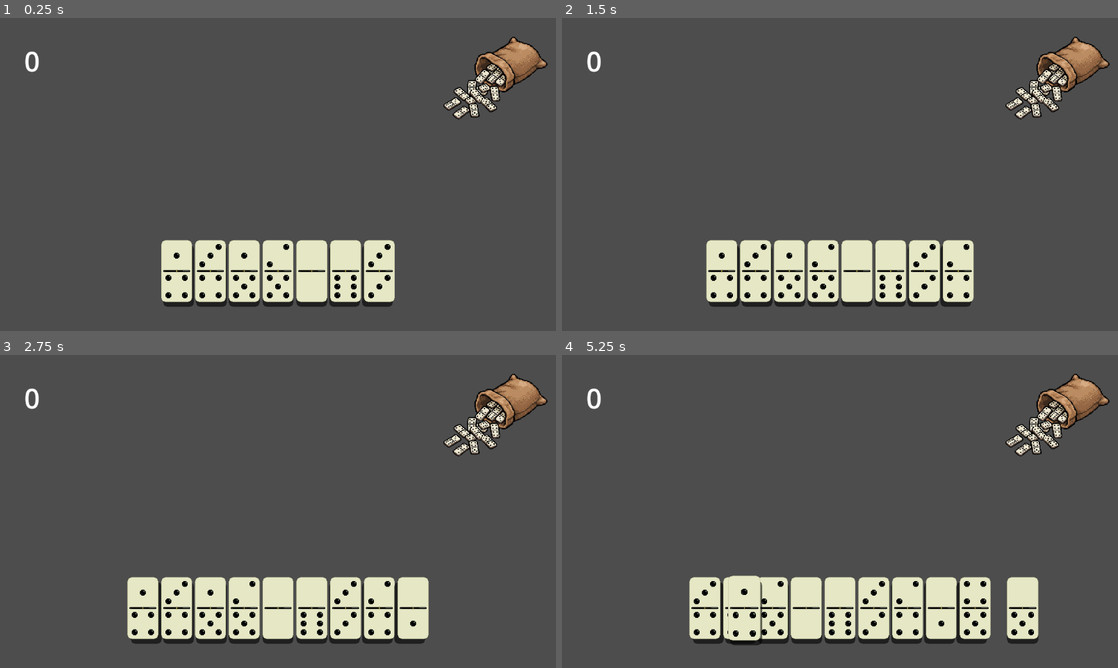
Above: before the commit, frames 1-4 (two rows, left to right).
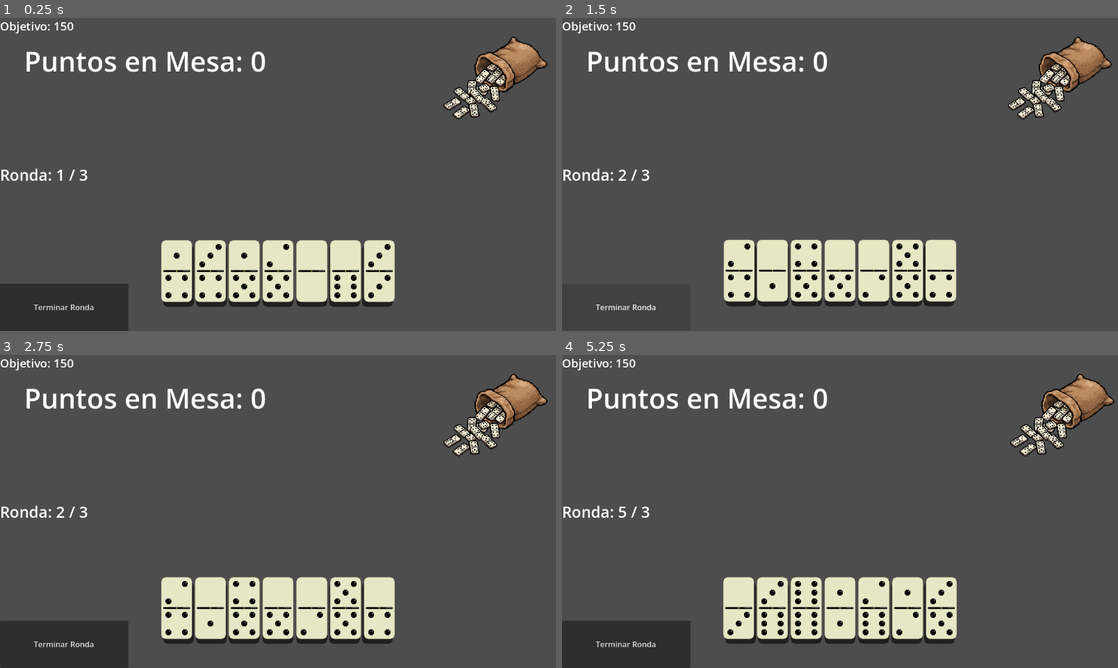
Above: after the commit, the same moments.

Repository: manuel051206/balatro-de-domino
Game: Godot game, scene res://_Scenes/Mesa.tscn
The game is run twice, just before and just after one commit, with the same random seed, the same clock (stepped at 60 frames per second) and the same inputs.
Inputs (mouse positions are in pixels of both pictures, inside the frame that each line leads up to):
- Up to frame 1 (0.25 s): no input
- Up to frame 2 (1.5 s): click (1056, 77) at 0.5 s; click (628, 305) at 1.25 s, where only the run after the commit has a clickable "Terminar Ronda"
- Up to frame 3 (2.75 s): click (494, 414) at 2 s
- Up to frame 4 (5.25 s): click (628, 642) at 2.75 s, where only the run after the commit has a clickable "Terminar Ronda"; click (1056, 414) at 3.5 s; click (628, 642) at 4.25 s, where only the run after the commit has a clickable "Terminar Ronda"; tap Enter at 5 s; drag from (689, 608) to (856, 608) at 5.02 s

The runs differ from the first frame. In frame 1, 4.9% of the frame differs, in the area x 0-48%, y 1-100%; in frame 2, 7.4%; in frame 3, 7.8%; in frame 4, 12%, in the area x 0-100%, y 1-100%.

Commit message:
Bucle Roguelike, Sistema Anti-Trampas y Castigo
Bucle de Partida Completo (Game Loop):

Implementado el sistema de Mesas (Niveles) y Rondas (Manos), controlables mediante variables @export para facilitar el balanceo.

Creada la transición avanzar_siguiente_mesa() que limpia el tablero, resetea las variables de la serpiente, reparte una nueva mano y aumenta la dificultad (Puntaje Objetivo +50%).

Interfaz de Usuario Dinámica (UI):

Añadidos ObjetivoLabel y RondaLabel.

Centralizada la actualización de la interfaz mediante la función actualizar_ui() para sincronizar puntos, rondas y objetivos en pantalla y manejar el estado de las variables en "Modo Debug".

Sistema Anti-Trampas (Protección del Pozo):

Se añadió jugador_tiene_jugada_valida() que escanea la mano del jugador. Si hay una ficha que conecta con los extremos de la mesa, el robo del pozo se bloquea.

Añadido efecto visual de retroalimentación (Game Juice): El botón del pozo ejecuta un "temblor" (_animar_temblor_boton()) cuando el jugador intenta robar teniendo jugadas válidas.

Mecánica de Descarte / Nueva Ronda:

Implementada la función nueva_ronda() en la mano para destruir las fichas actuales y robar hasta 7 fichas nuevas del pozo, descontando un intento del contador de Rondas Máximas.

Sistema de Riesgo/Recompensa ("La Escalera de Dolor"):

Creado el algoritmo de penalización _calcular_castigo_escalera().

Ordena la mano sobrante de Mayor a Menor y aplica un castigo progresivo: Ficha 1 (x1), Ficha 2 (x2), Ficha 3+ (Multiplicador Global de Castigo, default x5).

Penaliza severamente la avaricia de acumular muchas fichas o quedarse con dobles altos.

Evaluación de Victoria (Castigo Fantasma):

Refactorizado el Árbitro (verificar_victoria()) para calcular el puntaje neto (Puntos de Mesa menos el Castigo de Mano actual) antes de otorgar la victoria. Genera tensión final obligando al jugador a deshacerse de sus fichas altas para alcanzar el objetivo real.

Diff:
--- a/_Scenes/Mesa.tscn
+++ b/_Scenes/Mesa.tscn
@@ -25,6 +25,7 @@
 [node name="Mesa" type="Node2D" unique_id=1649123061]
 script = ExtResource("1_8bmom")
 Sfx_PonerFicha = SubResource("AudioStreamRandomizer_n8kvq")
+modo_debug = false
 
 [node name="Camera2D" type="Camera2D" parent="." unique_id=951271532]
 
@@ -39,6 +40,7 @@
 [node name="CanvasLayer" type="CanvasLayer" parent="." unique_id=855013801]
 
 [node name="PuntajeLabel" type="Label" parent="CanvasLayer" unique_id=1296974693]
+z_index = -1
 offset_left = 50.0
 offset_top = 50.0
 offset_right = 83.0
@@ -46,11 +48,29 @@
 theme_override_font_sizes/font_size = 57
 text = "0"
 
+[node name="ObjetivoLabel" type="Label" parent="CanvasLayer" unique_id=977628547]
+offset_right = 102.0
+offset_bottom = 23.0
+theme_override_font_sizes/font_size = 24
+text = "Objetivo: 150"
+
+[node name="RondaLabel" type="Label" parent="CanvasLayer" unique_id=923646755]
+anchors_preset = 4
+anchor_top = 0.5
+anchor_bottom = 0.5
+offset_top = -11.5
+offset_right = 40.0
+offset_bottom = 11.5
+grow_vertical = 2
+theme_override_font_sizes/font_size = 32
+text = "Ronda: 1/3"
+
 [node name="AudioStreamPlayer" type="AudioStreamPlayer" parent="." unique_id=673113965]
 
 [node name="CanvasLayer2" type="CanvasLayer" parent="." unique_id=1628599400]
 
 [node name="BotonPozo" type="TextureButton" parent="CanvasLayer2" unique_id=1665462798]
+z_index = -1
 anchors_preset = 1
 anchor_left = 1.0
 anchor_right = 1.0
@@ -61,7 +81,17 @@
 ignore_texture_size = true
 stretch_mode = 4
 
+[node name="BotonSiguienteRonda" type="Button" parent="CanvasLayer2" unique_id=219170049]
+anchors_preset = 2
+anchor_top = 1.0
+anchor_bottom = 1.0
+offset_top = -98.0
+offset_right = 266.0
+grow_vertical = 0
+text = "Terminar Ronda"
+
 [connection signal="input_event" from="ZonaMesa" to="." method="_on_zona_mesa_input_event"]
 [connection signal="mouse_entered" from="ZonaMesa" to="." method="_on_zona_mesa_mouse_entered"]
 [connection signal="mouse_exited" from="ZonaMesa" to="." method="_on_zona_mesa_mouse_exited"]
 [connection signal="pressed" from="CanvasLayer2/BotonPozo" to="." method="_on_boton_pozo_pressed"]
+[connection signal="pressed" from="CanvasLayer2/BotonSiguienteRonda" to="." method="_on_boton_siguiente_ronda_pressed"]
--- a/_Scripts/Mesa.gd
+++ b/_Scripts/Mesa.gd
@@ -3,18 +3,33 @@
 # --- REFERENCIAS ---
 @onready var mano = $MiMano
 @onready var label_puntos = $CanvasLayer/PuntajeLabel
+@onready var label_objetivo = $CanvasLayer/ObjetivoLabel
+@onready var label_ronda = $CanvasLayer/RondaLabel
 @onready var reproductor = $AudioStreamPlayer
+@onready var boton_pozo = $CanvasLayer2/BotonPozo
 
 # --- CONFIGURACIÓN VISUAL ---
 var ancho_ficha: float = 50.0
 var alto_ficha: float = 97.0
 var separacion: float = 0.0
 
-# --- MODIFICADORES DE PUNTAJE ---
+# --- CONFIGURACIÓN DE LA PARTIDA ---
+@export_category("Reglas de Partida")
+@export var modo_debug: bool = true # Si es true, ignora las rondas y juegas infinito
+@export var rondas_maximas: int = 3
+@export var puntaje_objetivo_base: int = 150
+
+@export_category("Multiplicadores Balatro")
 @export var multiplicador_capicua: int = 3
+@export var multiplicador_global_castigo: int = 5 # ¡NUEVO! El destructor de avariciosos
 
 # --- CONFIGURACIÓN SONORA ---
 @export var Sfx_PonerFicha = AudioStream
+
+# --- ESTADO DE LA PARTIDA ---
+var mesa_actual: int = 1
+var ronda_actual: int = 1
+var puntos_ronda_actual: int = 0
 
 # --- ESTADO DEL JUEGO (DATOS) ---
 var extremo_izquierdo: int = -1
@@ -44,6 +59,7 @@
 func _ready():
 	if mano:
 		mano.intento_de_jugada.connect(_validar_jugada)
+	actualizar_ui()
 
 # --- FUNCIONES: CONTROL DE ZONA ---
 func _on_zona_mesa_mouse_entered(): mouse_sobre_mesa = true
@@ -91,6 +107,20 @@
 	if cabe_der:
 		jugar_ficha(ficha, "derecha")
 		return
+
+# --- SISTEMA ANTI-TRAMPAS ---
+func jugador_tiene_jugada_valida() -> bool:
+	if es_primer_turno:
+		return true
+
+	for ficha in mano.fichas_en_mano:
+		var cabe_izq = (ficha.valor_izq == extremo_izquierdo or ficha.valor_der == extremo_izquierdo)
+		var cabe_der = (ficha.valor_izq == extremo_derecho or ficha.valor_der == extremo_derecho)
+
+		if cabe_izq or cabe_der:
+			return true
+
+	return false
 
 # --- EL GERENTE VISUAL ---
 func jugar_ficha(ficha: Ficha, lado: String, es_capicua: bool = false):
@@ -142,11 +172,9 @@
 	if lado == "izquierda":
 		var last_center = ultima_ficha_izq.posicionDefault
 
-		# 1. TIMÓN
 		if estado_izq == 0 and (last_center.x - alto_ficha) < limite_izquierdo_x:
 			estado_izq = 1
 
-		# 2. ROTACIÓN
 		if estado_izq == 0:
 			if es_doble:
 				resultado["rot"] = 0
@@ -165,14 +193,12 @@
 
 		elif estado_izq == 2:
 			if es_doble:
-				# Si es el primer regreso, el doble va acostado formando una T. Si no, va parado.
 				resultado["rot"] = 90 if es_primer_regreso_izq else 0
 				extremo_izquierdo = ficha.valor_izq
 			else:
 				resultado["rot"] = 90 if ficha.valor_der == extremo_izquierdo else -90
 				extremo_izquierdo = ficha.valor_izq if ficha.valor_der == extremo_izquierdo else ficha.valor_der
 
-		# 3. GEOMETRÍA
 		var rot_abs = int(abs(resultado["rot"])) % 180
 		var es_vert = (rot_abs == 0)
 		var new_w = ancho_ficha if es_vert else alto_ficha
@@ -185,13 +211,12 @@
 		var cx = last_center.x
 		var cy = last_center.y
 
-		# 4. POSICIONAMIENTO
 		if estado_izq == 0:
 			resultado["pos"] = Vector2(cx - (old_w/2.0) - separacion - (new_w/2.0), cy)
 		elif estado_izq == 1:
 			resultado["pos"] = Vector2(cx, cy - (old_h/2.0) - separacion - (new_h/2.0))
 			estado_izq = 2
-			es_primer_regreso_izq = true # Activamos la memoria del primer regreso
+			es_primer_regreso_izq = true
 		elif estado_izq == 2:
 			if es_primer_regreso_izq:
 				if es_doble:
@@ -208,11 +233,9 @@
 	elif lado == "derecha":
 		var last_center = ultima_ficha_der.posicionDefault
 
-		# 1. TIMÓN
 		if estado_der == 0 and (last_center.x + alto_ficha) > limite_derecho_x:
 			estado_der = 1
 
-		# 2. ROTACIÓN
 		if estado_der == 0:
 			if es_doble:
 				resultado["rot"] = 0
@@ -237,7 +260,6 @@
 				resultado["rot"] = 90 if ficha.valor_izq == extremo_derecho else -90
 				extremo_derecho = ficha.valor_der if ficha.valor_izq == extremo_derecho else ficha.valor_izq
 
-		# 3. GEOMETRÍA
 		var rot_abs = int(abs(resultado["rot"])) % 180
 		var es_vert = (rot_abs == 0)
 		var new_w = ancho_ficha if es_vert else alto_ficha
@@ -250,13 +272,12 @@
 		var cx = last_center.x
 		var cy = last_center.y
 
-		# 4. POSICIONAMIENTO
 		if estado_der == 0:
 			resultado["pos"] = Vector2(cx + (old_w/2.0) + separacion + (new_w/2.0), cy)
 		elif estado_der == 1:
 			resultado["pos"] = Vector2(cx, cy + (old_h/2.0) + separacion + (new_h/2.0))
 			estado_der = 2
-			es_primer_regreso_der = true # Activamos la memoria del primer regreso
+			es_primer_regreso_der = true
 		elif estado_der == 2:
 			if es_primer_regreso_der:
 				if es_doble:
@@ -284,12 +305,16 @@
 		puntos_a_sumar = puntos_base * multiplicador_capicua
 
 	suma_total_puntos += puntos_a_sumar
-	if label_puntos: label_puntos.text = "Puntos en Mesa: %d" % suma_total_puntos
+	actualizar_ui()
+
 	if mano.ficha_seleccionada_actual == ficha: mano.ficha_seleccionada_actual = null
 
 	reproductor.stream = Sfx_PonerFicha
 	reproductor.pitch_scale = randf_range(0.95, 1.05)
 	reproductor.play()
+
+	print("MESA ACTUAL: ", extremo_izquierdo, " ... ", extremo_derecho)
+	verificar_victoria()
 
 func _animar_rebote_capicua(ficha: Ficha, pos_final: Vector2, pos_rebote: Vector2, rotacion_final: float):
 	ficha.arrastrando = false
@@ -329,5 +354,163 @@
 	reproductor.play()
 
 func _on_boton_pozo_pressed():
+	if not modo_debug:
+		if jugador_tiene_jugada_valida():
+			print("¡TRAMPA DETECTADA! Tienes una jugada válida en tu mano. ¡Juega!")
+			_animar_temblor_boton()
+			return
+
 	var posicion_origen = get_global_mouse_position()
-	if mano: mano.robar_del_pozo(posicion_origen)
+	if mano:
+		mano.robar_del_pozo(posicion_origen)
+
+
+# --- EL ÁRBITRO DE LA PARTIDA---
+func verificar_victoria():
+	if modo_debug: return false
+
+	# 1. ¿Llegamos al puntaje en bruto?
+	if suma_total_puntos >= puntaje_objetivo_base:
+
+		# 2. Calculamos mentalmente (en silencio) cuánto nos va a quitar la mano
+		var castigo_fantasma = _calcular_castigo_escalera(true)
+		var puntaje_neto = suma_total_puntos - castigo_fantasma
+
+		# 3. ¿Sobrevivimos al castigo?
+		if puntaje_neto >= puntaje_objetivo_base:
+			# ¡Ahora sí ganaste de verdad! Cobramos en público para la consola.
+			print("\n---FIN DE LA MESA: COBRANDO IMPUESTOS ---")
+			_calcular_castigo_escalera(false)
+			suma_total_puntos = puntaje_neto
+			actualizar_ui()
+
+			print("¡VICTORIA OFICIAL! Has superado la Mesa ", mesa_actual)
+			print("Pronto aquí abriremos la Tienda...")
+			avanzar_siguiente_mesa()
+			return true
+		else:
+			# ¡Aquí está la magia del diseño! Te avisa que te caíste de la victoria.
+			print("Tienes los puntos (", suma_total_puntos, "), pero tu mano te resta -", castigo_fantasma, " y bajas a ", puntaje_neto, ". ¡Deshazte de la basura para ganar!")
+
+	return false
+
+# --- SISTEMA DE CASTIGO: LA ESCALERA DE DOLOR (DE MAYOR A MENOR) ---
+func _calcular_castigo_escalera(silencioso: bool = false) -> int:
+	if not mano or mano.fichas_en_mano.is_empty():
+		return 0
+
+	var fichas = mano.fichas_en_mano.duplicate()
+	fichas.sort_custom(func(a, b): return (a.valor_izq + a.valor_der) > (b.valor_izq + b.valor_der))
+
+	var castigo_total = 0
+	if not silencioso: print("\n---CALCULANDO ESCALERA DE DOLOR ---")
+
+	for i in range(fichas.size()):
+		var ficha = fichas[i]
+		var valor_base = ficha.valor_izq + ficha.valor_der
+		var penalizacion = 0
+
+		if i == 0:
+			penalizacion = valor_base * 1
+			if not silencioso: print("- Ficha 1 [%d-%d] (Base x1): -%d puntos" % [ficha.valor_izq, ficha.valor_der, penalizacion])
+		elif i == 1:
+			penalizacion = valor_base * 2
+			if not silencioso: print("- Ficha 2 [%d-%d] (Escalera x2): -%d puntos" % [ficha.valor_izq, ficha.valor_der, penalizacion])
+		else:
+			penalizacion = valor_base * multiplicador_global_castigo
+			if not silencioso: print("- Ficha %d [%d-%d] (MULTI GLOBAL x%d): -%d puntos" % [i+1, ficha.valor_izq, ficha.valor_der, multiplicador_global_castigo, penalizacion])
+
+		castigo_total += penalizacion
+
+	if not silencioso:
+		print("TOTAL PERDIDO: -", castigo_total, " puntos")
+		print("----------------------------------------\n")
+
+	return castigo_total
+
+func terminar_ronda():
+	if modo_debug:
+		print("Modo Debug: Ignorando el cambio de ronda.")
+		return
+
+	# 1. COBRAMOS EL CASTIGO
+	var castigo = _calcular_castigo_escalera()
+	if castigo > 0:
+		suma_total_puntos -= castigo
+		if suma_total_puntos < 0:
+			suma_total_puntos = 0
+		actualizar_ui()
+		_animar_temblor_boton() # Opcional: hacemos temblar el botón como feedback del golpe
+
+	# 2. AVANZAMOS DE RONDA
+	ronda_actual += 1
+	actualizar_ui()
+
+	if ronda_actual > rondas_maximas:
+		print("¡GAME OVER! Te quedaste sin rondas. Puntaje final: ", suma_total_puntos, "/", puntaje_objetivo_base)
+	else:
+		print("Iniciando Ronda ", ronda_actual, " de ", rondas_maximas)
+		print("Faltan ", puntaje_objetivo_base - suma_total_puntos, " puntos para ganar la Mesa.")
+
+		if mano:
+			mano.nueva_ronda()
+
+func _on_boton_siguiente_ronda_pressed():
+	terminar_ronda()
+
+# --- ACTUALIZADOR DE INTERFAZ ---
+func actualizar_ui():
+	if label_puntos: label_puntos.text = "Puntos en Mesa: %d" % suma_total_puntos
+
+	if modo_debug:
+		if label_objetivo: label_objetivo.text = "Objetivo: INF (Debug)"
+		if label_ronda: label_ronda.text = "Rondas: INF (Debug)"
+	else:
+		if label_objetivo: label_objetivo.text = "Objetivo: %d" % puntaje_objetivo_base
+		if label_ronda: label_ronda.text = "Ronda: %d / %d" % [ronda_actual, rondas_maximas]
+
+# --- TRANSICIÓN DE NIVEL ---
+func avanzar_siguiente_mesa():
+	print("¡AVANZANDO A LA SIGUIENTE MESA!")
+
+	mesa_actual += 1
+	ronda_actual = 1
+	suma_total_puntos = 0
+	puntaje_objetivo_base = int(puntaje_objetivo_base * 1.5)
+
+	for hijo in get_children():
+		if hijo is Ficha:
+			hijo.queue_free()
+
+	es_primer_turno = true
+	extremo_izquierdo = -1
+	extremo_derecho = -1
+	estado_izq = 0
+	estado_der = 0
+	nivel_y_izq = 0.0
+	nivel_y_der = 0.0
+	es_primer_regreso_izq = false
+	es_primer_regreso_der = false
+	ultima_ficha_izq = null
+	ultima_ficha_der = null
+
+	if mano:
+		mano.generar_mano_inicial()
+
+	actualizar_ui()
+
+# --- ANIMACIONES DE INTERFAZ ---
+func _animar_temblor_boton():
+	if not boton_pozo: return
+
+	var pos_original = boton_pozo.position
+	var fuerza = 15.0
+	var tiempo = 0.05
+
+	var tween = create_tween()
+
+	tween.tween_property(boton_pozo, "position:x", pos_original.x - fuerza, tiempo)
+	tween.tween_property(boton_pozo, "position:x", pos_original.x + fuerza, tiempo * 2)
+	tween.tween_property(boton_pozo, "position:x", pos_original.x - fuerza, tiempo * 2)
+	tween.tween_property(boton_pozo, "position:x", pos_original.x + fuerza, tiempo * 2)
+	tween.tween_property(boton_pozo, "position:x", pos_original.x, tiempo)
--- a/_Scripts/mi_mano.gd
+++ b/_Scripts/mi_mano.gd
@@ -127,7 +127,7 @@
 # Ahora recibe la coordenada desde donde debe salir volando
 func robar_del_pozo(posicion_origen: Vector2):
 	if pozo_de_fichas.is_empty():
-		print("El pozo está vacío. ¡No hay más huesos!")
+		print("El pozo está vacío.")
 		return
 
 	var datos = pozo_de_fichas.pop_back()
@@ -169,3 +169,28 @@
 	fichas_en_mano.erase(ficha)
 	# Reacomodamos la mano para cerrar el hueco que dejó
 	organizar_mano()
+
+# --- NUEVA RONDA (DESCARTAR Y ROBAR) ---
+func nueva_ronda():
+	# 1. Limpiar las fichas actuales de la mano (descartarlas)
+	for ficha in fichas_en_mano:
+		ficha.queue_free()
+	fichas_en_mano.clear()
+	ficha_seleccionada_actual = null
+
+	# 2. Calcular cuántas podemos robar (máximo 7, o las que queden en el pozo)
+	var fichas_a_robar = min(7, pozo_de_fichas.size())
+
+	if fichas_a_robar == 0:
+		print("¡No quedan fichas en el pozo para una nueva ronda!")
+		return
+
+	# 3. Robamos las fichas nuevas
+	for i in range(fichas_a_robar):
+		var datos = pozo_de_fichas.pop_back()
+		crear_ficha(datos[0], datos[1])
+
+	# 4. Acomodamos la nueva mano
+	organizar_mano()
+	print("Nueva ronda iniciada. Fichas repartidas: ", fichas_a_robar)
+	print("Fichas restantes en el pozo: ", pozo_de_fichas.size())
